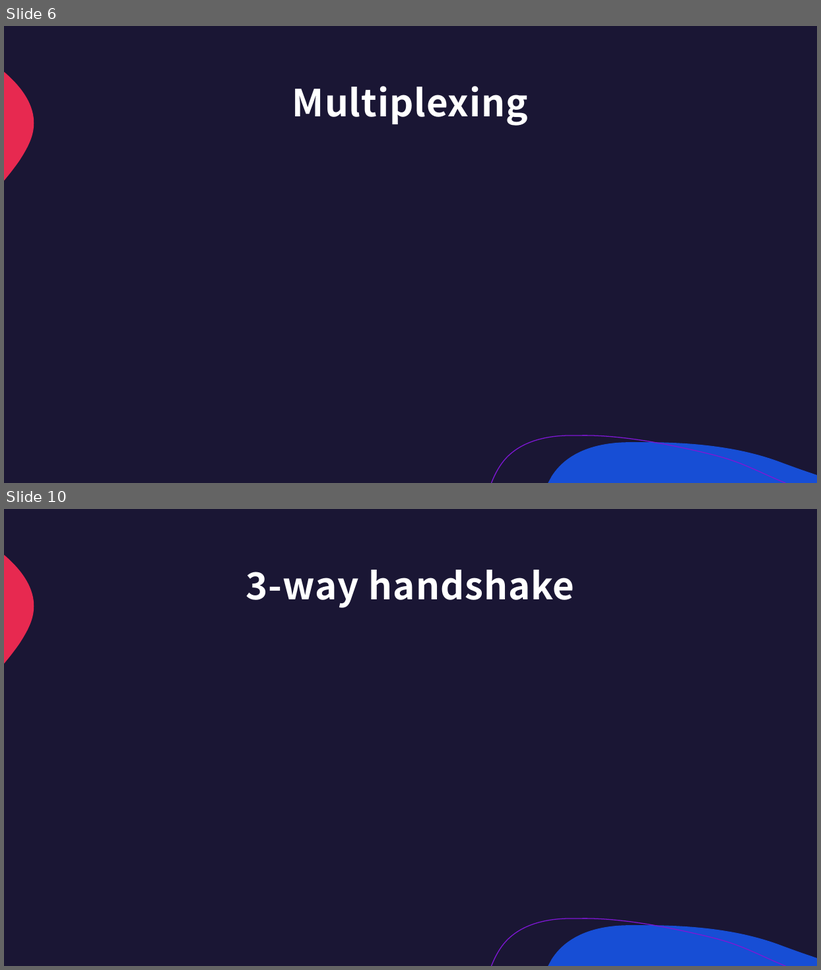
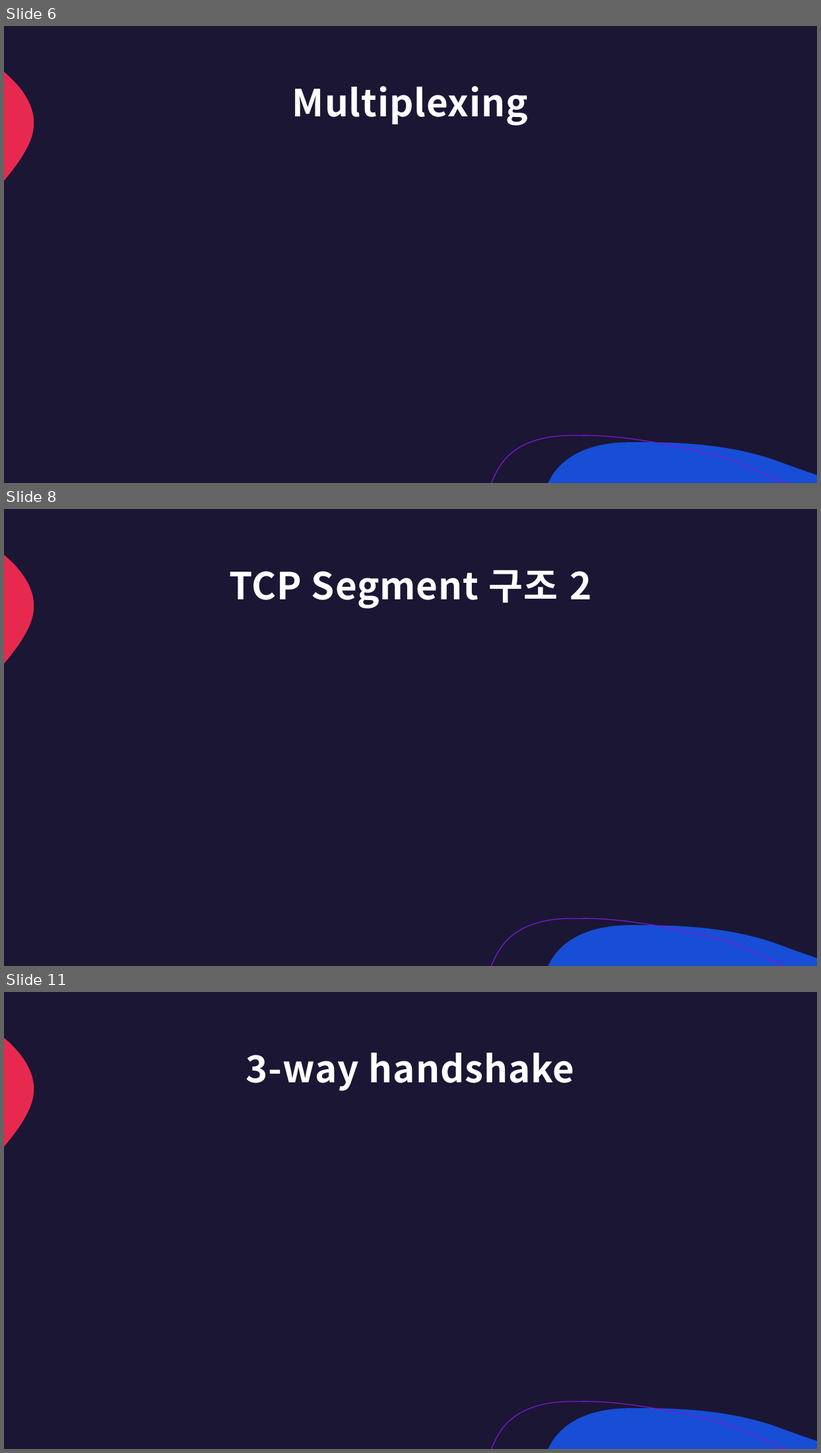
Before and after one commit to lumen4723/2024_network, a slide deck: 2.pptx. Shown one above the other, each under a label of ours: slides 6 and 10 before the commit, slides 6, 8 and 11 after it; the slides between them are not shown. The pictures are 821x970 and 821x1453 pixels, drawn with LibreOffice and Linux fonts; fonts in the diff are those of the drawing. Boxes give left, top, right and bottom in pixels: in the first picture for what was removed or moved away, otherwise in the second. Text is boxed around its words. In the diff, an @@ line names an element or a change of style, - is before the commit and + after.

```diff
--- a/2.pptx
+++ b/2.pptx
@@ slide 8 added at (4,509,817,966), background #1A1634; not listed: 3 template elements that a slide beside it also shows @@
@@ title added at (229,570,591,609), 44 pt, text #FFFFFF, bold @@
+TCP Segment 구조 2
@@ what was slide 10 is now slide 11 @@
```
Also in this commit, not shown: 3 slides changed, 15 other slides added, 2 slides removed, 1 other file.
